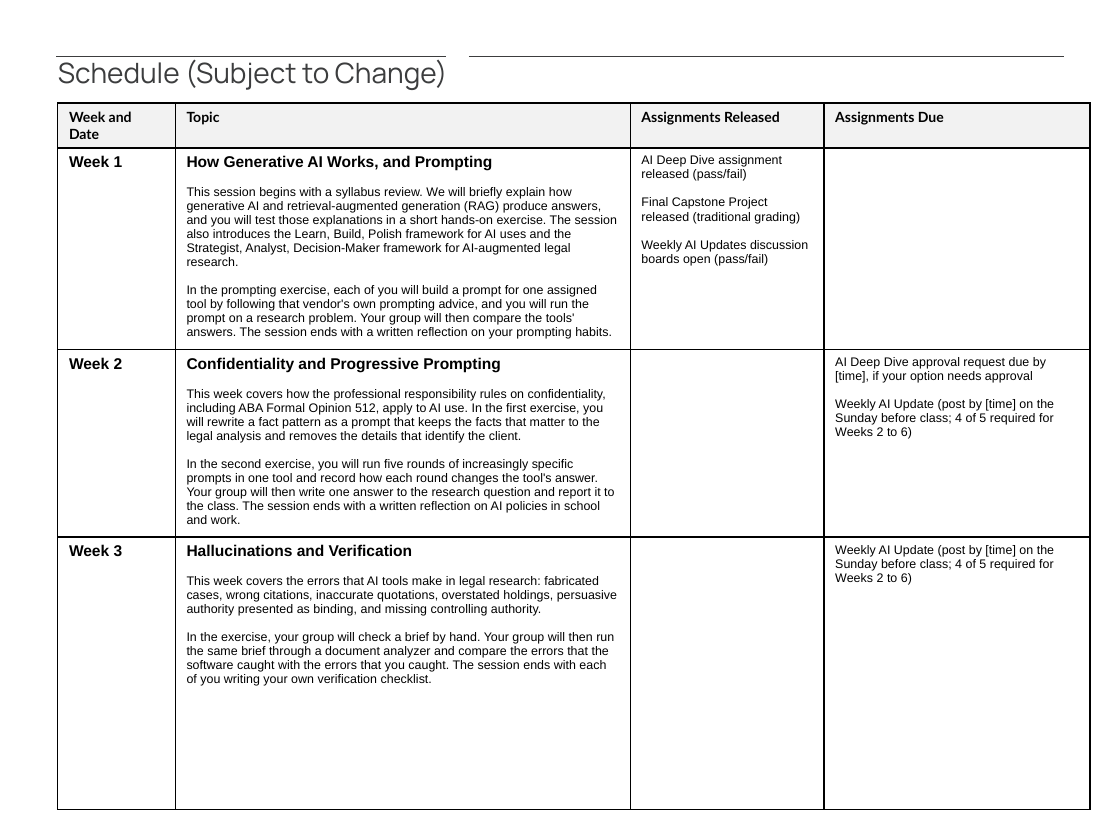
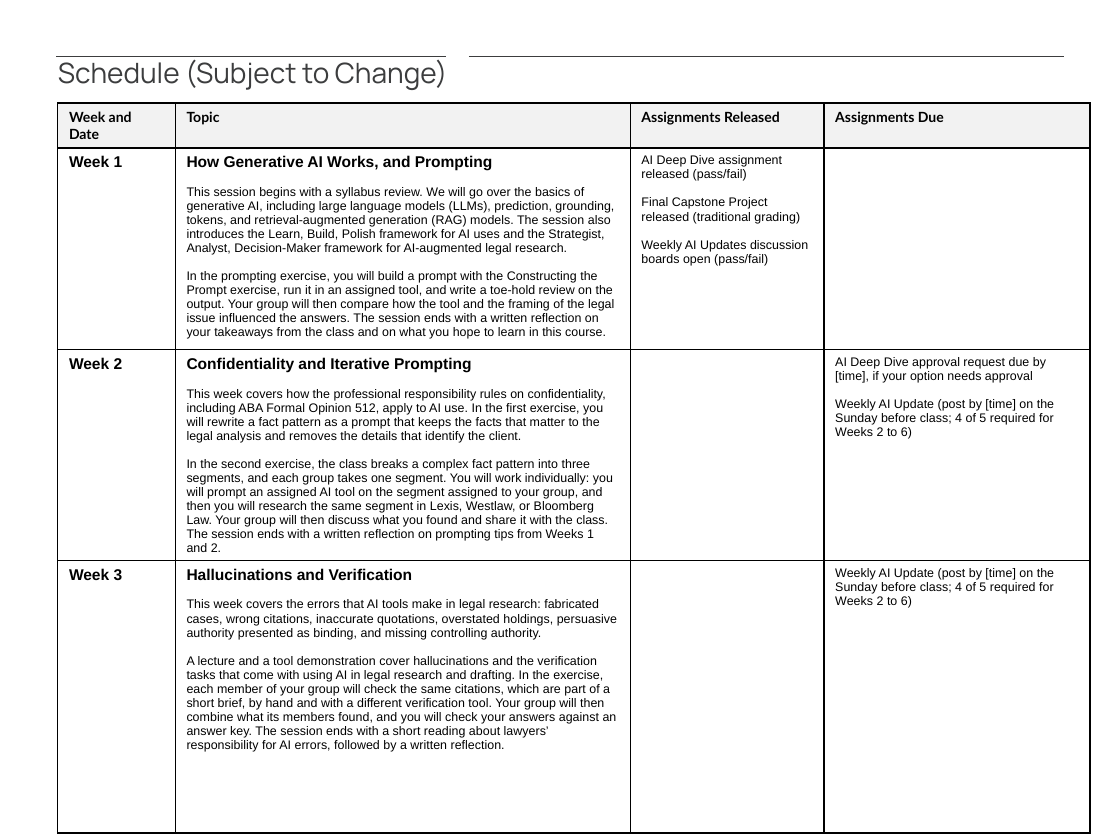
Before and after one commit to jmtedjeske-crane/jmtedjeske-crane.github.io, a slide deck: slide 3 of materials/AI_and_Legal_Research_Generic_Syllabus.pptx. Drawn at 1120x840 pixels with LibreOffice and Linux fonts; fonts in the diff are those of the drawing. Boxes give left, top, right and bottom in pixels: in the first picture for what was removed or moved away, otherwise in the second. Text is boxed around its words. In the diff, an @@ line names an element or a change of style, - is before the commit and + after.

```diff
--- a/materials/AI_and_Legal_Research_Generic_Syllabus.pptx
+++ b/materials/AI_and_Legal_Research_Generic_Syllabus.pptx
@@ table at [58,103,1091,823] @@
-row 2, column 2: How Generative AI Works, and Prompting / This session begins with a syllabus review. We will briefly explain how generative AI and retrieval-augmented generation (RAG) produce answers, and you will test those explanations in a short hands-on exercise. The session also introduces the Learn, Build, Polish framework for AI uses and the Strategist, Analyst, Decision-Maker framework for AI-augmented legal research. / In the prompting exercise, each of you will build a prompt for one assigned tool by following that vendor's own prompting advice, and you will run the prompt on a research problem. Your group will then compare the tools' answers. The session ends with a written reflection on your prompting habits.
+row 2, column 2: How Generative AI Works, and Prompting / This session begins with a syllabus review. We will go over the basics of generative AI, including large language models (LLMs), prediction, grounding, tokens, and retrieval-augmented generation (RAG) models. The session also introduces the Learn, Build, Polish framework for AI uses and the Strategist, Analyst, Decision-Maker framework for AI-augmented legal research. / In the prompting exercise, you will build a prompt with the Constructing the Prompt exercise, run it in an assigned tool, and write a toe-hold review on the output. Your group will then compare how the tool and the framing of the legal issue influenced the answers. The session ends with a written reflection on your takeaways from the class and on what you hope to learn in this course.
-row 3, column 2: Confidentiality and Progressive Prompting / This week covers how the professional responsibility rules on confidentiality, including ABA Formal Opinion 512, apply to AI use. In the first exercise, you will rewrite a fact pattern as a prompt that keeps the facts that matter to the legal analysis and removes the details that identify the client. / In the second exercise, you will run five rounds of increasingly specific prompts in one tool and record how each round changes the tool's answer. Your group will then write one answer to the research question and report it to the class. The session ends with a written reflection on AI policies in school and work.
+row 3, column 2: Confidentiality and Iterative Prompting / This week covers how the professional responsibility rules on confidentiality, including ABA Formal Opinion 512, apply to AI use. In the first exercise, you will rewrite a fact pattern as a prompt that keeps the facts that matter to the legal analysis and removes the details that identify the client. / In the second exercise, the class breaks a complex fact pattern into three segments, and each group takes one segment. You will work individually: you will prompt an assigned AI tool on the segment assigned to your group, and then you will research the same segment in Lexis, Westlaw, or Bloomberg Law. Your group will then discuss what you found and share it with the class. The session ends with a written reflection on prompting tips from Weeks 1 and 2.
-row 4, column 2: Hallucinations and Verification / This week covers the errors that AI tools make in legal research: fabricated cases, wrong citations, inaccurate quotations, overstated holdings, persuasive authority presented as binding, and missing controlling authority. / In the exercise, your group will check a brief by hand. Your group will then run the same brief through a document analyzer and compare the errors that the software caught with the errors that you caught. The session ends with each of you writing your own verification checklist.
+row 4, column 2: Hallucinations and Verification / This week covers the errors that AI tools make in legal research: fabricated cases, wrong citations, inaccurate quotations, overstated holdings, persuasive authority presented as binding, and missing controlling authority. / A lecture and a tool demonstration cover hallucinations and the verification tasks that come with using AI in legal research and drafting. In the exercise, each member of your group will check the same citations, which are part of a short brief, by hand and with a different verification tool. Your group will then combine what its members found, and you will check your answers against an answer key. The session ends with a short reading about lawyers’ responsibility for AI errors, followed by a written reflection.
```
Also in this commit, not shown: 2 other slides changed, 8 other files.
